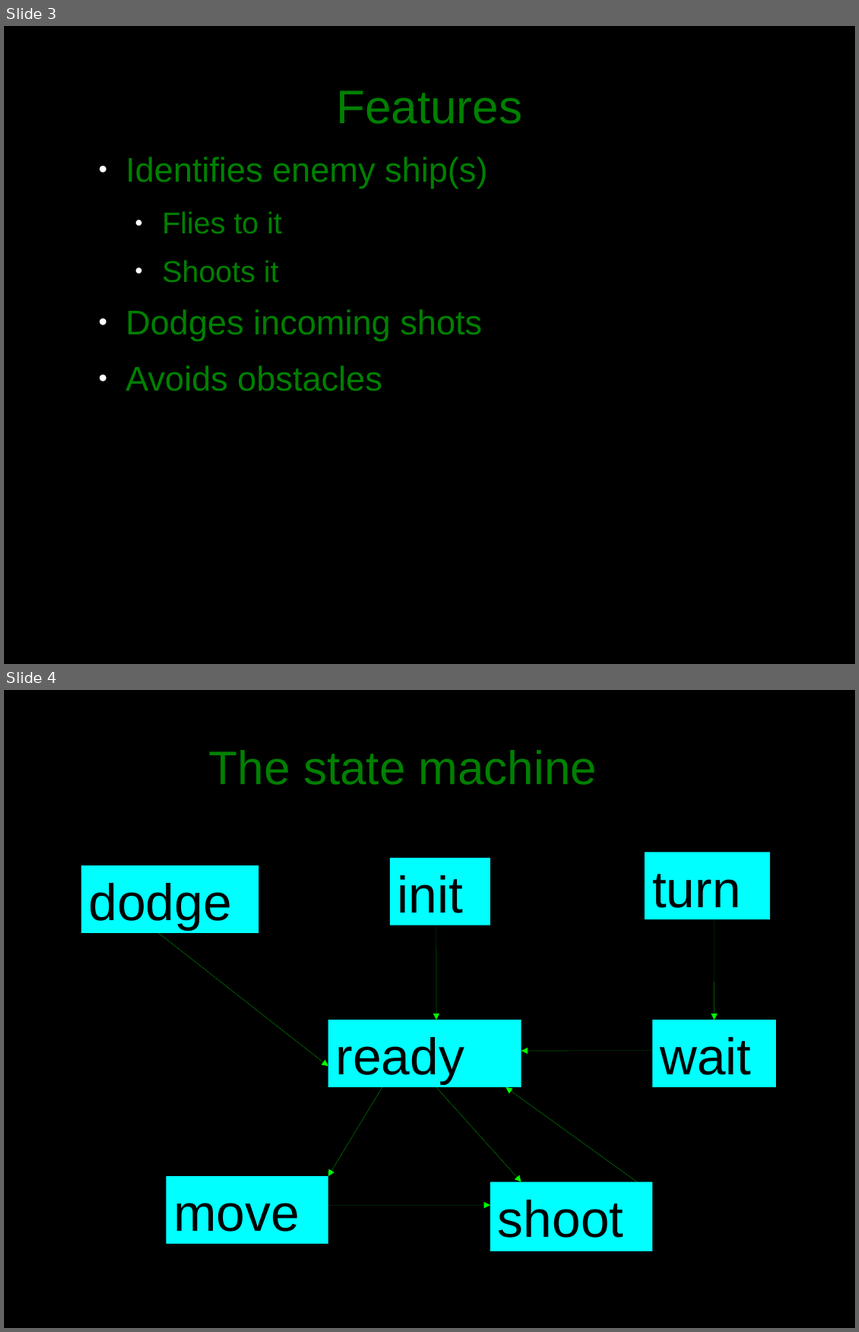
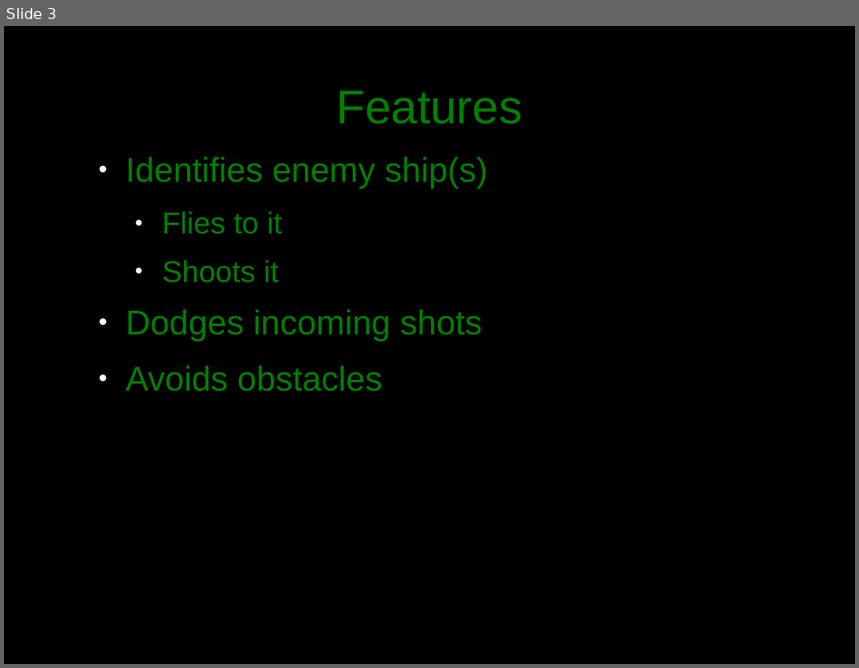
Before and after one commit to jakkdl/TDDD63-XPilot-AI, a slide deck: presentation.odp. Shown one above the other, each under a label of ours: slides 3 and 4 before the commit, slide 3 after it. The pictures are 859x1332 and 859x668 pixels, drawn with LibreOffice and Linux fonts; fonts in the diff are those of the drawing. Boxes give left, top, right and bottom in pixels: in the first picture for what was removed or moved away, otherwise in the second. Text is boxed around its words. In the diff, an @@ line names an element or a change of style, - is before the commit and + after.

```diff
--- a/presentation.odp
+++ b/presentation.odp
@@ slide 4 removed at box(4, 690, 855, 1328), background #000000 @@
@@ text removed at box(209, 750, 598, 785) @@
-The state machine
@@ rectangle removed at box(82, 866, 259, 932) @@
-dodge
@@ rectangle removed at box(390, 858, 490, 925) @@
-init
@@ rectangle removed at box(645, 852, 770, 920) @@
-turn
@@ arrow removed from (158, 933) to (329, 1066) @@
@@ arrow removed from (436, 926) to (436, 1020) @@
@@ arrow removed from (715, 920) to (715, 1020) @@
@@ rectangle removed at box(329, 1020, 522, 1087) @@
-ready
@@ rectangle removed at box(653, 1020, 776, 1087) @@
-wait
@@ arrow removed from (653, 1051) to (522, 1051) @@
@@ arrow removed from (382, 1087) to (329, 1176) @@
@@ arrow removed from (436, 1087) to (522, 1182) @@
@@ arrow removed from (637, 1182) to (506, 1087) @@
@@ rectangle removed at box(166, 1176, 329, 1244) @@
-move
@@ rectangle removed at box(490, 1182, 653, 1252) @@
-shoot
@@ arrow removed from (329, 1205) to (490, 1205) @@
```
Also in this commit, not shown: 2 slides changed, 2 slides added.
